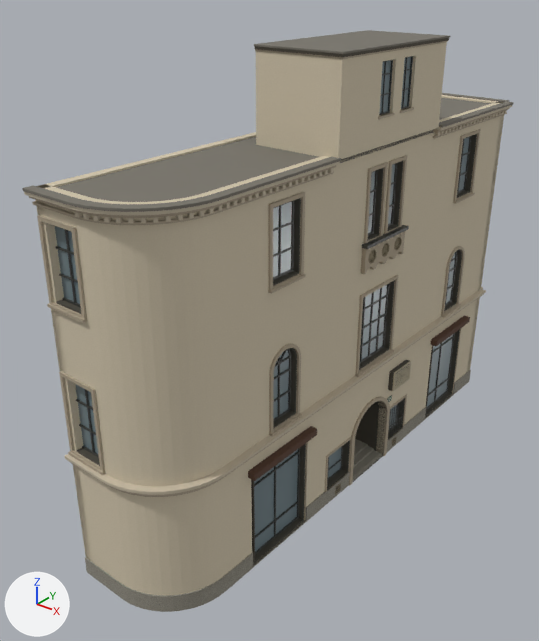
A saved change to the glTF model projects/shanghai/assets/models/candidates/xuhui-xiangyang-364-arched-residence/xuhui-xiangyang-364-arched-residence-lod.glb.
The view is the same before and after, from a 50 mm lens placed at (9.53, -16.8, 14.39), pointed at (-2.33, -1.98, 5.2). Every picture has the same lights, and +X, +Y and +Z are marked at lower left. The first picture is the older version. Vertices at exactly the same position are counted once.

Objects in the first picture: '襄阳南路364号住宅'.
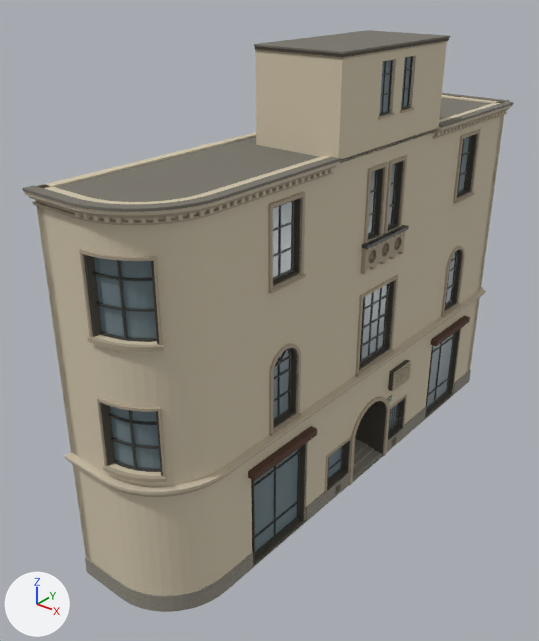
The change in detail:
me_mesh_0 is used by ob_襄阳南路364号住宅; location (0.0, 0.0, 0.0).
me_mesh_0 had 7720 vertices, 15702 faces and spanned x -3.3..0.4, y -8.6..7.3, z 0.0..12.6.
me_mesh_0 now has 8170 vertices, 16500 faces and spans x -3.3..0.4, y -8.6..7.3, z 0.0..12.6.
me_mesh_0 part 1: 8 loose pieces with 176 vertices, spanning x -3.3..-2.1, y -8.4..-8.1, z 3.8..9.6, are deleted.
me_mesh_0 part 2: 50 vertices removed from x -3.3..-2.0, y -8.4..-8.0, z 0.0..10.3; 676 vertices added at x -2.0..-0.1, y -8.4..-6.5, z 4.0..9.3.
Other edits to the shape of me_mesh_0 do not show in these pictures.

What differs and where, as boxes (x1, y1, x2, y2) in the pictures (539 x 641 px):
part 1 of me_mesh_0, deleted: before (47, 223, 105, 475)
part 2 of me_mesh_0, cut back: before (36, 184, 120, 582); after (78, 210, 225, 595)
